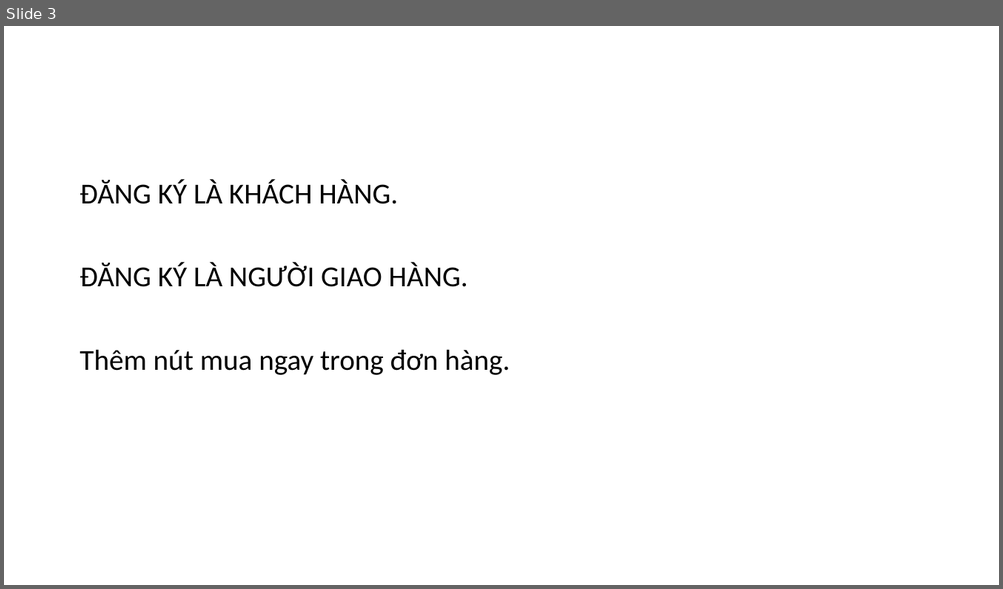
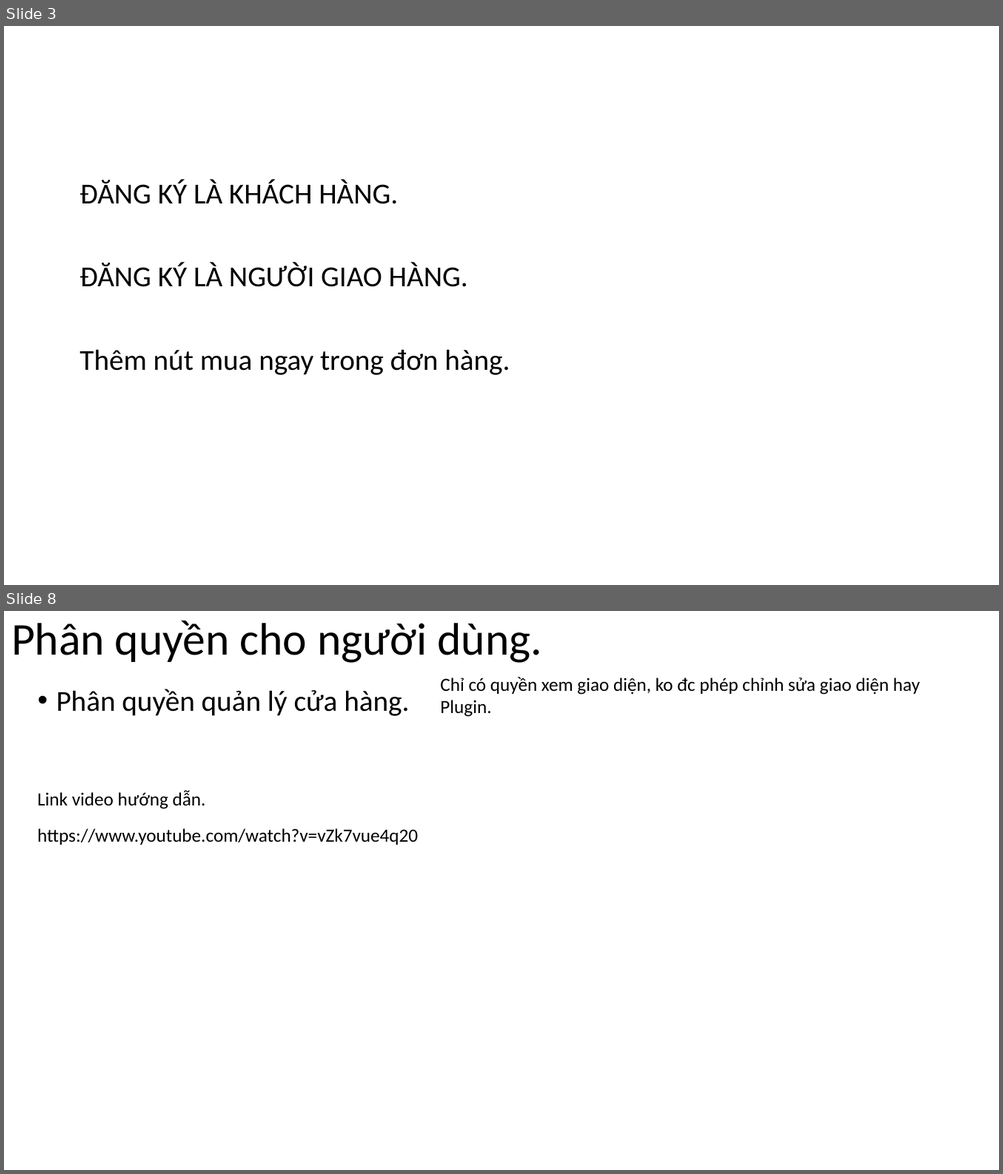
Before and after one commit to DangVanDoan05/WordPress, a slide deck: Quản trị người dùng sử dụng trang website, quản trị đơn hàng.pptx. Shown one above the other, each under a label of ours: slide 3 before the commit, slides 3 and 8 after it; the slides between them are not shown. The pictures are 1003x589 and 1003x1174 pixels, drawn with LibreOffice and Linux fonts; fonts in the diff are those of the drawing. Boxes give left, top, right and bottom in pixels: in the first picture for what was removed or moved away, otherwise in the second. Text is boxed around its words. In the diff, an @@ line names an element or a change of style, - is before the commit and + after.

```diff
--- a/Quản trị người dùng sử dụng trang website, quản trị đơn hàng.pptx
+++ b/Quản trị người dùng sử dụng trang website, quản trị đơn hàng.pptx
@@ slide 8 added at (4, 611, 999, 1170), background #FFFFFF @@
@@ title added at (11, 620, 541, 663), 44 pt, text #000000 @@
+Phân quyền cho người dùng.
@@ text added at (440, 677, 919, 717), 18 pt, text #000000 @@
+Chỉ có quyền xem giao diện, ko đc phép chỉnh sửa giao diện hay Plugin.
@@ text added at (57, 689, 409, 716), 28 pt, text #000000 @@
+• Phân quyền quản lý cửa hàng.
@@ text added at (37, 791, 206, 809), 18 pt, text #000000 @@
+Link video hướng dẫn.
@@ text added at (37, 829, 418, 845), 18 pt, text #000000 @@
+https://www.youtube.com/watch?v=vZk7vue4q20
```
Also in this commit, not shown: 2 slides changed, 7 other slides added, 1 other file.
